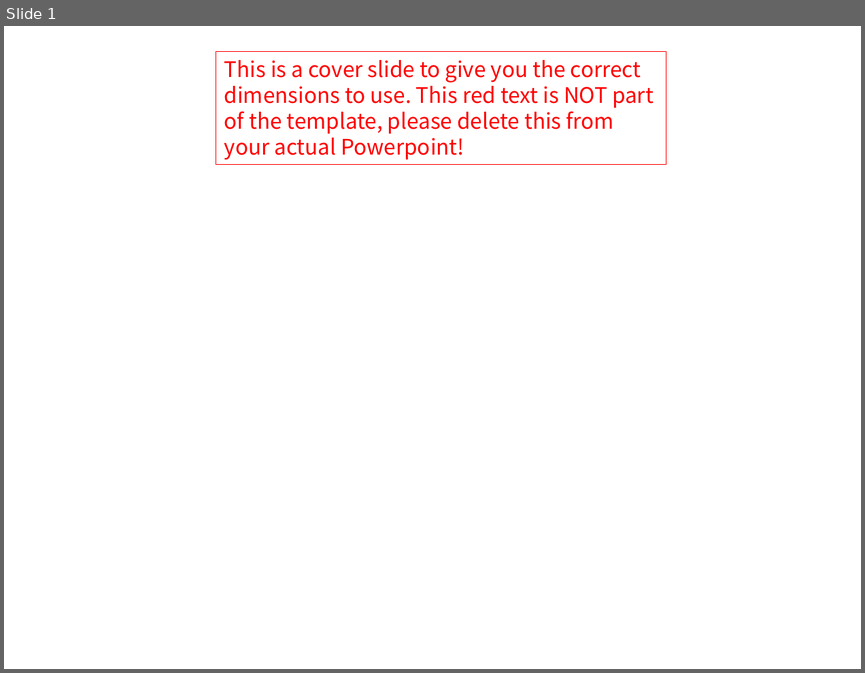
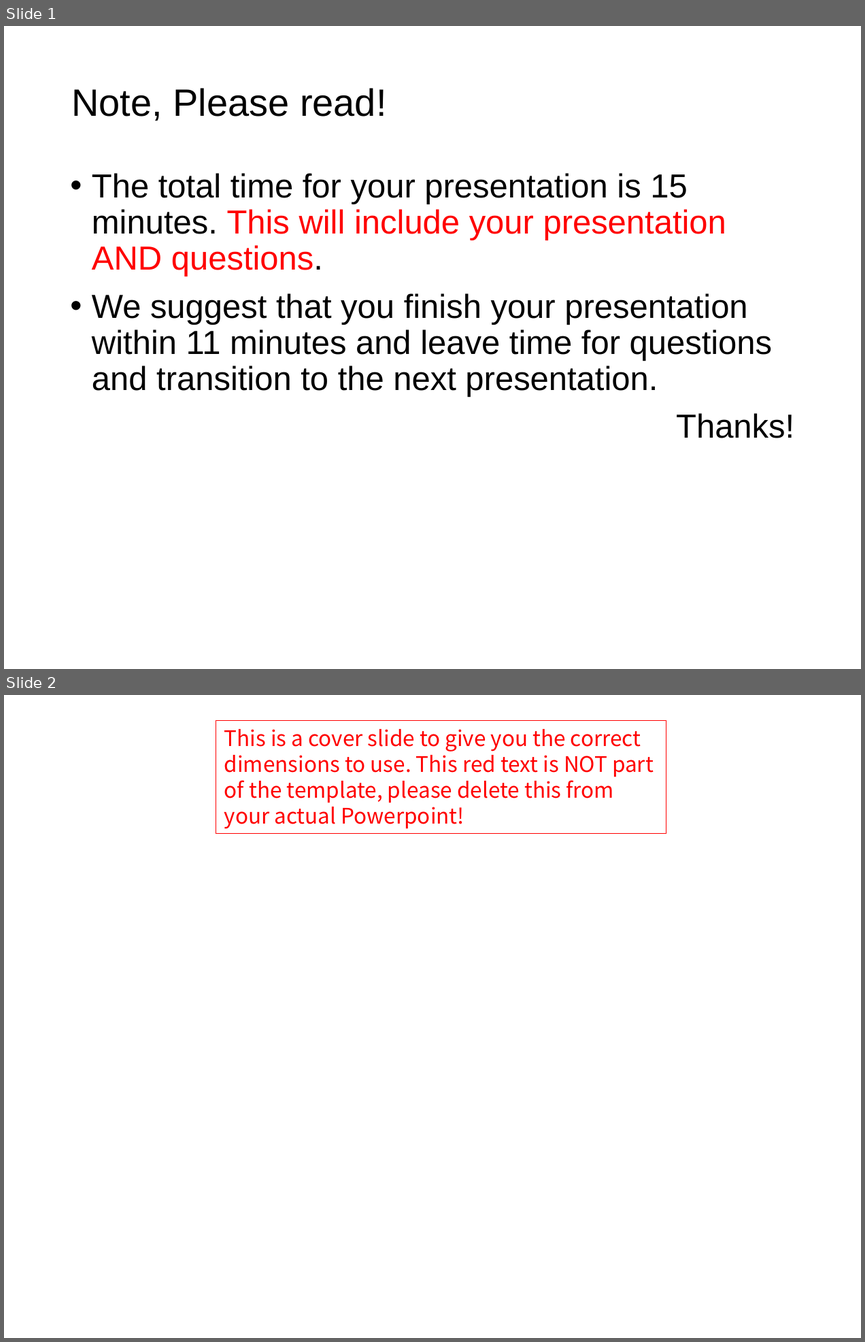
Before and after one commit to xiangenhu/AIAED, a slide deck: docs/AIAED_technical_tracks_template.pptx. Shown one above the other, each under a label of ours: slide 1 before the commit, slides 1 and 2 after it. The pictures are 865x673 and 865x1342 pixels, drawn with LibreOffice and Linux fonts; fonts in the diff are those of the drawing; background and template pictures are left out. Boxes give left, top, right and bottom in pixels: in the first picture for what was removed or moved away, otherwise in the second. Text is boxed around its words. In the diff, an @@ line names an element or a change of style, - is before the commit and + after.

```diff
--- a/docs/AIAED_technical_tracks_template.pptx
+++ b/docs/AIAED_technical_tracks_template.pptx
@@ slide 1 added at [4,26,861,669], background picture (left out) @@
@@ rectangle added at [4,26,861,669], fill gradient #FFFFFF @@
@@ title added at [71,88,387,121], 32 pt, text #000000 @@
+Note, Please read!
@@ text added at [92,173,794,438], 28 pt, text #000000 @@
+• The total time for your presentation is 15 minutes. This will include your presentation AND questions.
+• We suggest that you finish your presentation within 11 minutes and leave time for questions and transition to the next presentation.
+Thanks!
@@ what was slide 1 is now slide 2 @@
```
